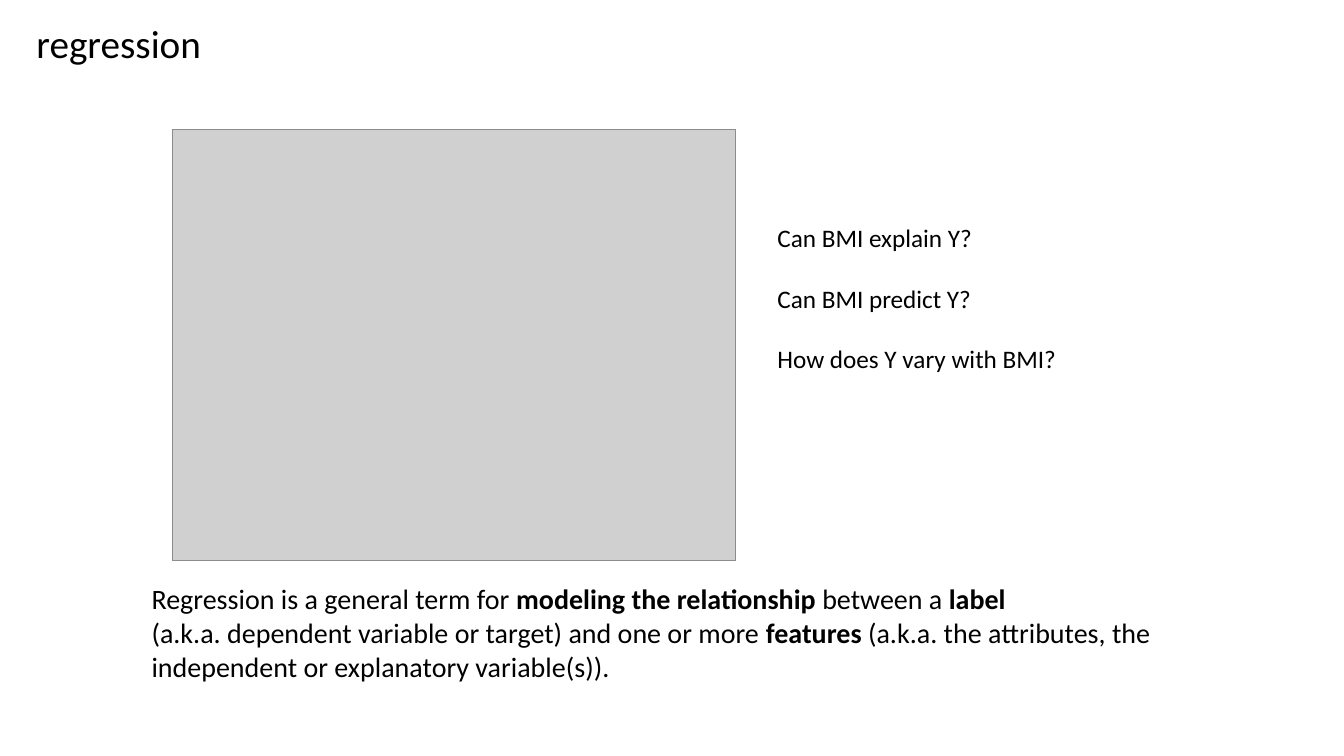
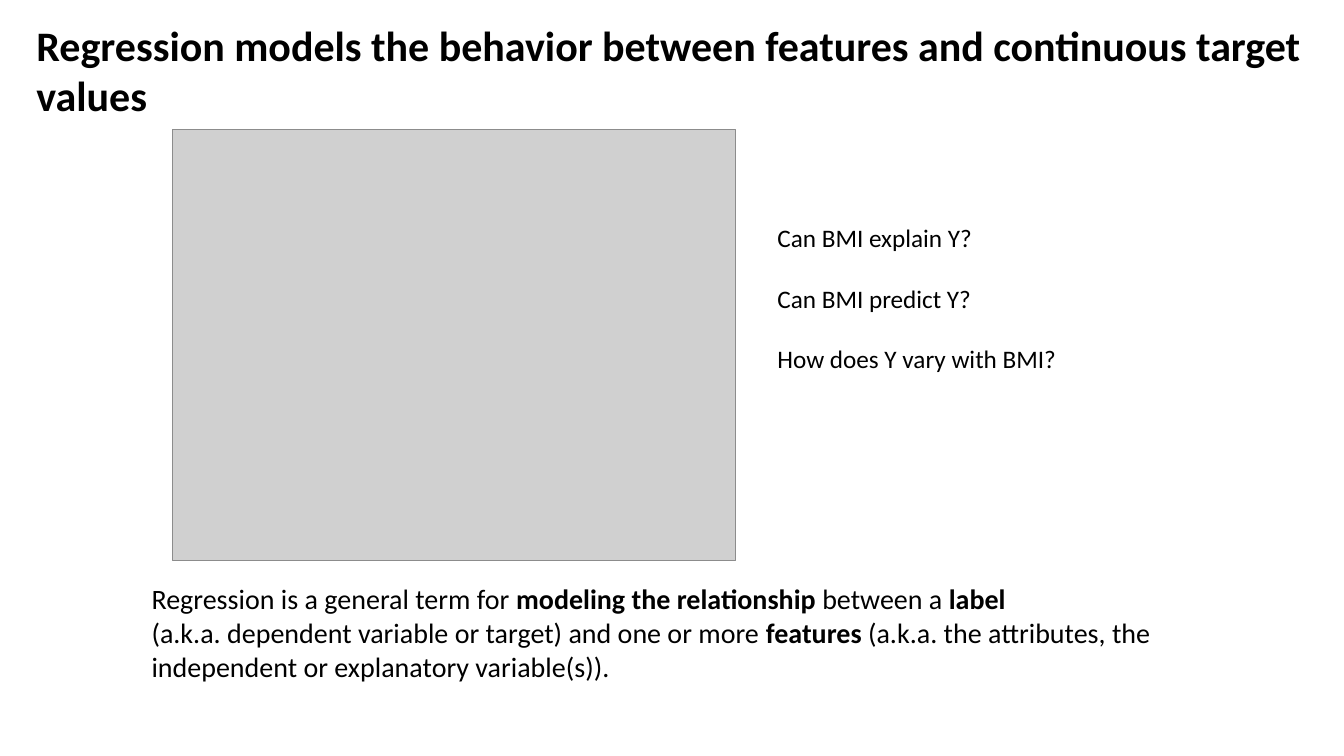
Before and after one commit to CompOmics/ML_AI_Analytical_Chemistry_Course, a slide deck: slide 1 of 01_Foundations/slides/1_2_regression.pptx. Drawn at 1344x756 pixels with LibreOffice and Linux fonts; fonts in the diff are those of the drawing; grey boxes stand for pictures. Boxes give left, top, right and bottom in pixels: in the first picture for what was removed or moved away, otherwise in the second. Text is boxed around its words. In the diff, an @@ line names an element or a change of style, - is before the commit and + after.

```diff
--- a/01_Foundations/slides/1_2_regression.pptx
+++ b/01_Foundations/slides/1_2_regression.pptx
@@ text at (36,31,1300,112): text changed; size 28 to 30 pt; bold on @@
-regression
+Regression models the behavior between features and continuous target values
```
Also in this commit, not shown: 16 other slides changed, 26 other files.
